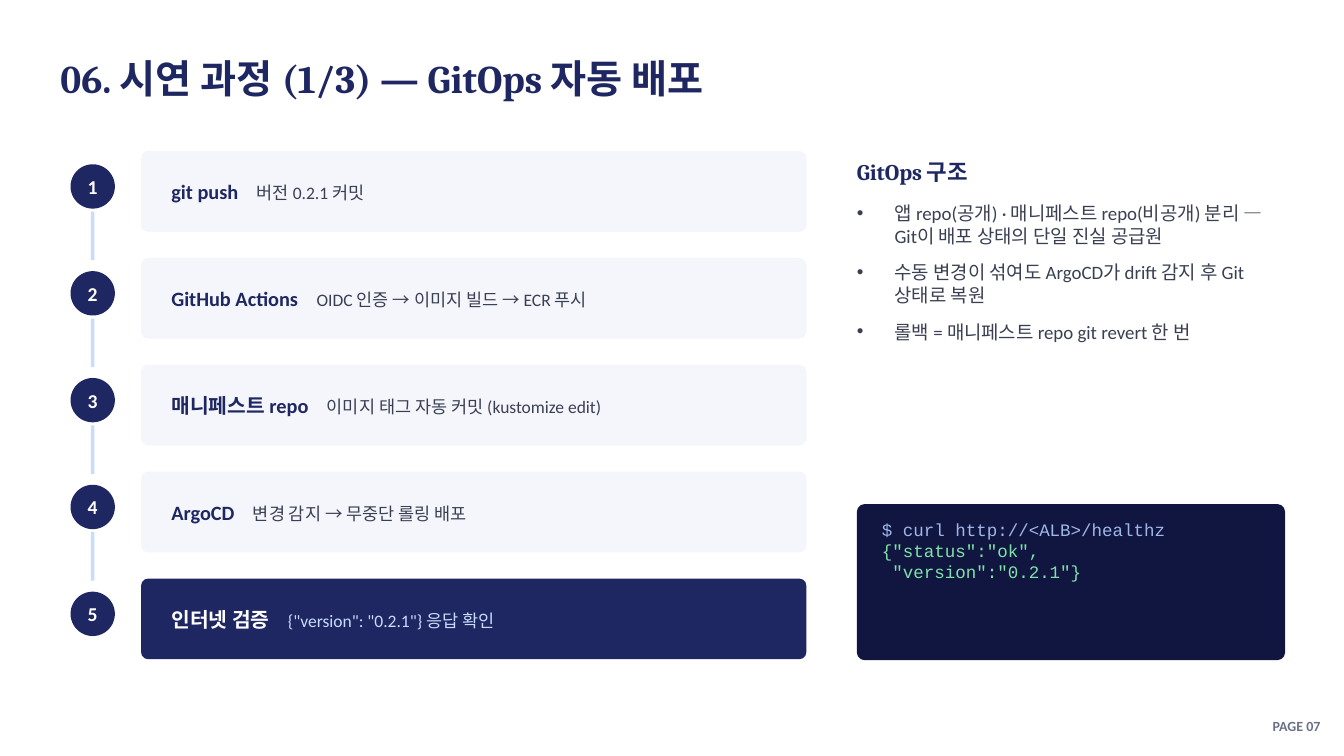
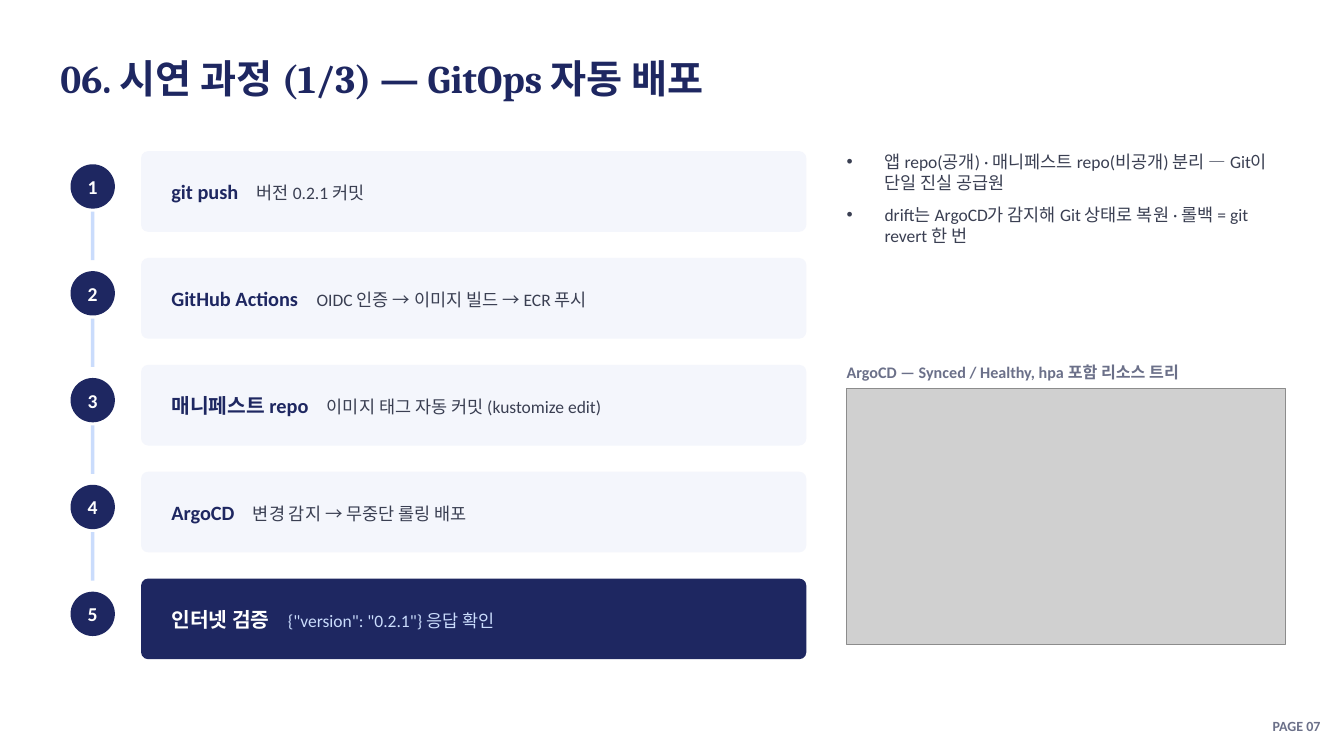
Before and after one commit to soc05272/eks-gitops-portfolio, a slide deck: slide 9 of docs/presentation.pptx. Drawn at 1344x756 pixels with LibreOffice and Linux fonts; fonts in the diff are those of the drawing; grey boxes stand for pictures. Boxes give left, top, right and bottom in pixels: in the first picture for what was removed or moved away, otherwise in the second. Text is boxed around its words. In the diff, an @@ line names an element or a change of style, - is before the commit and + after.

```diff
--- a/docs/presentation.pptx
+++ b/docs/presentation.pptx
@@ text removed at [857,162,968,185] @@
-GitOps 구조
@@ text at [885,153,1267,243]: text changed; size 13.5 to 12.5 pt @@
-• 앱 repo(공개) · 매니페스트 repo(비공개) 분리 — Git이 배포 상태의 단일 진실 공급원
-• 수동 변경이 섞여도 ArgoCD가 drift 감지 후 Git 상태로 복원
-• 롤백 = 매니페스트 repo git revert 한 번
+• 앱 repo(공개) · 매니페스트 repo(비공개) 분리 — Git이 단일 진실 공급원
+• drift는 ArgoCD가 감지해 Git 상태로 복원 · 롤백 = git revert 한 번
@@ text added at [847,364,1179,381], 11.5 pt, text #6B7089, bold @@
+ArgoCD — Synced / Healthy, hpa 포함 리소스 트리
@@ picture added at [847,388,1286,644] @@
@@ rounded rectangle removed at [857,504,1286,660] @@
@@ text removed at [882,524,1165,582] @@
-$ curl http://<ALB>/healthz
-{"status":"ok",
-"version":"0.2.1"}
```
Also in this commit, not shown: 1 other slide changed, 1 other file.
